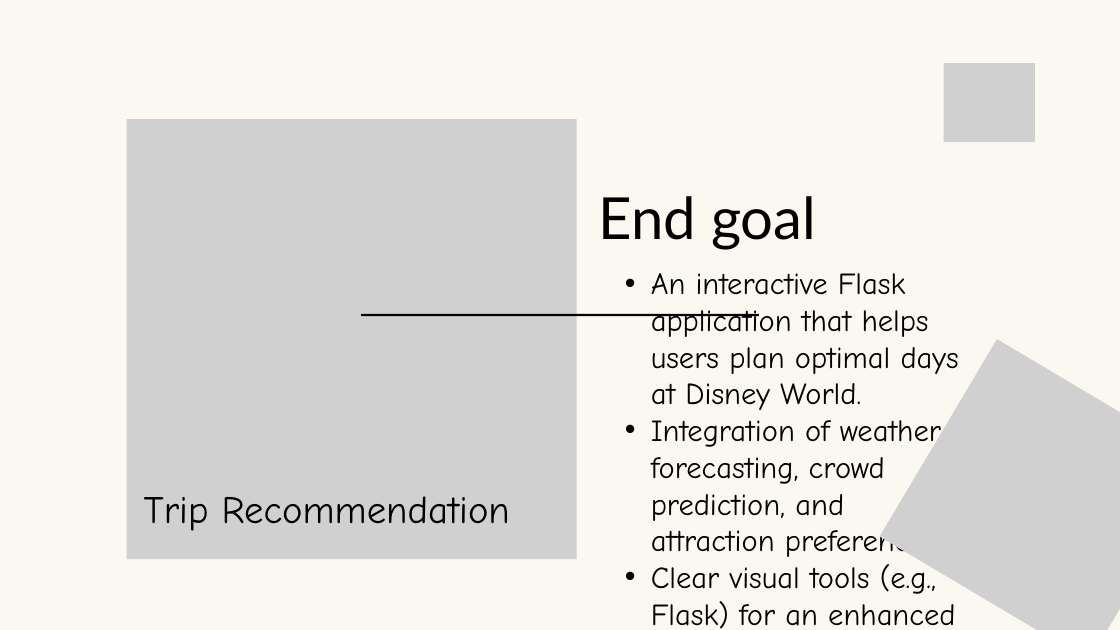
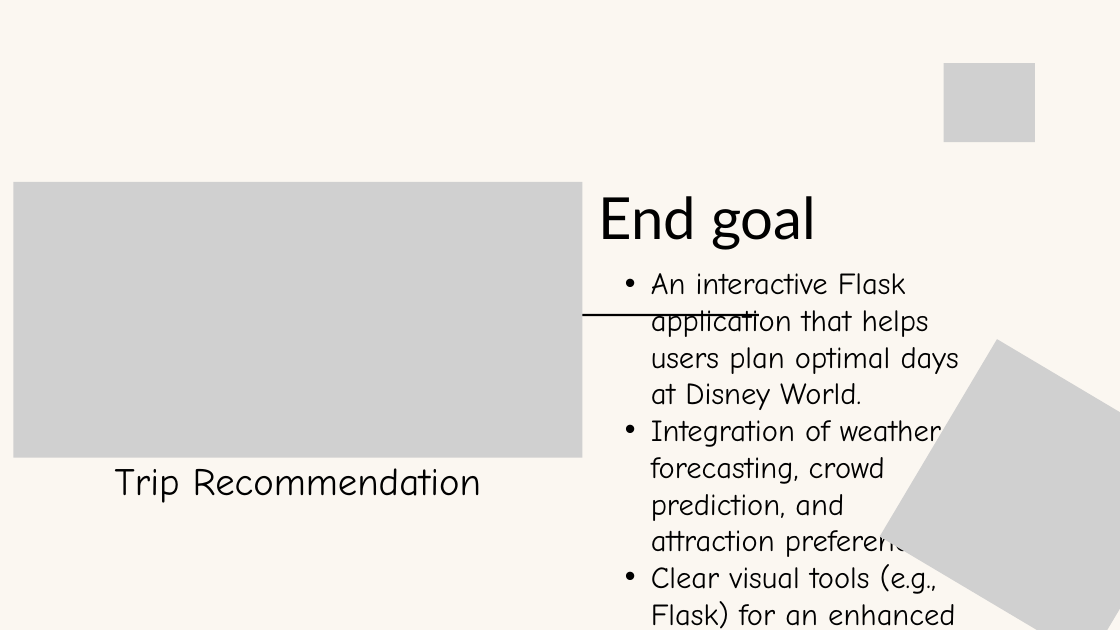
Before and after one commit to droop706/Disneyworld, a slide deck: slide 5 of Data Science - Disney World assignment.pptx (slide 4 before the commit). Drawn at 1120x630 pixels with LibreOffice and Linux fonts; fonts in the diff are those of the drawing; grey boxes stand for pictures. Boxes give left, top, right and bottom in pixels: in the first picture for what was removed or moved away, otherwise in the second. Text is boxed around its words. In the diff, an @@ line names an element or a change of style, - is before the commit and + after.

```diff
--- a/Data Science - Disney World assignment.pptx
+++ b/Data Science - Disney World assignment.pptx
@@ picture: place and size @@
-picture at [127,119,577,559]
+picture at [13,182,582,458]
@@ text "Trip Recommendation": place and size @@
-text "Trip Recommendation" at [144,496,510,531]
+text "Trip Recommendation" at [115,468,481,503]
```
Also in this commit, not shown: 4 other slides changed.
